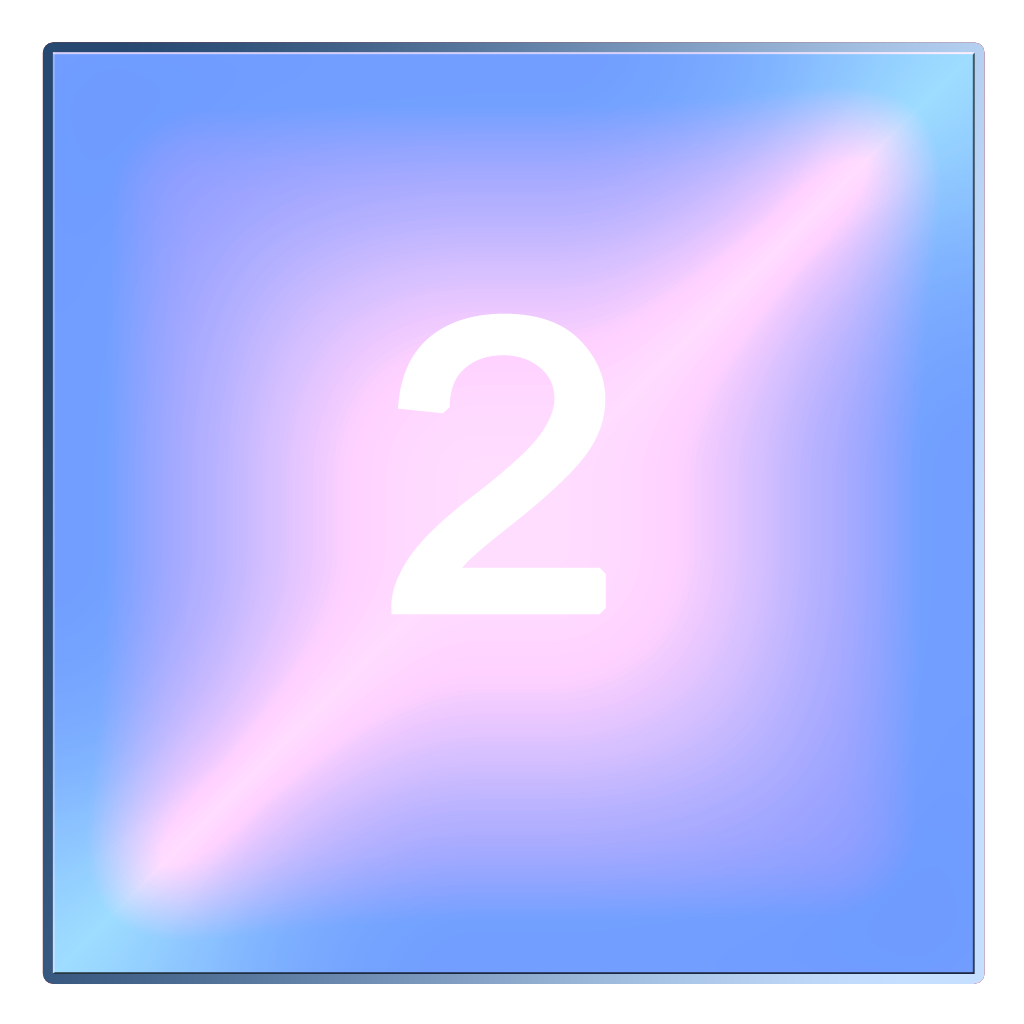
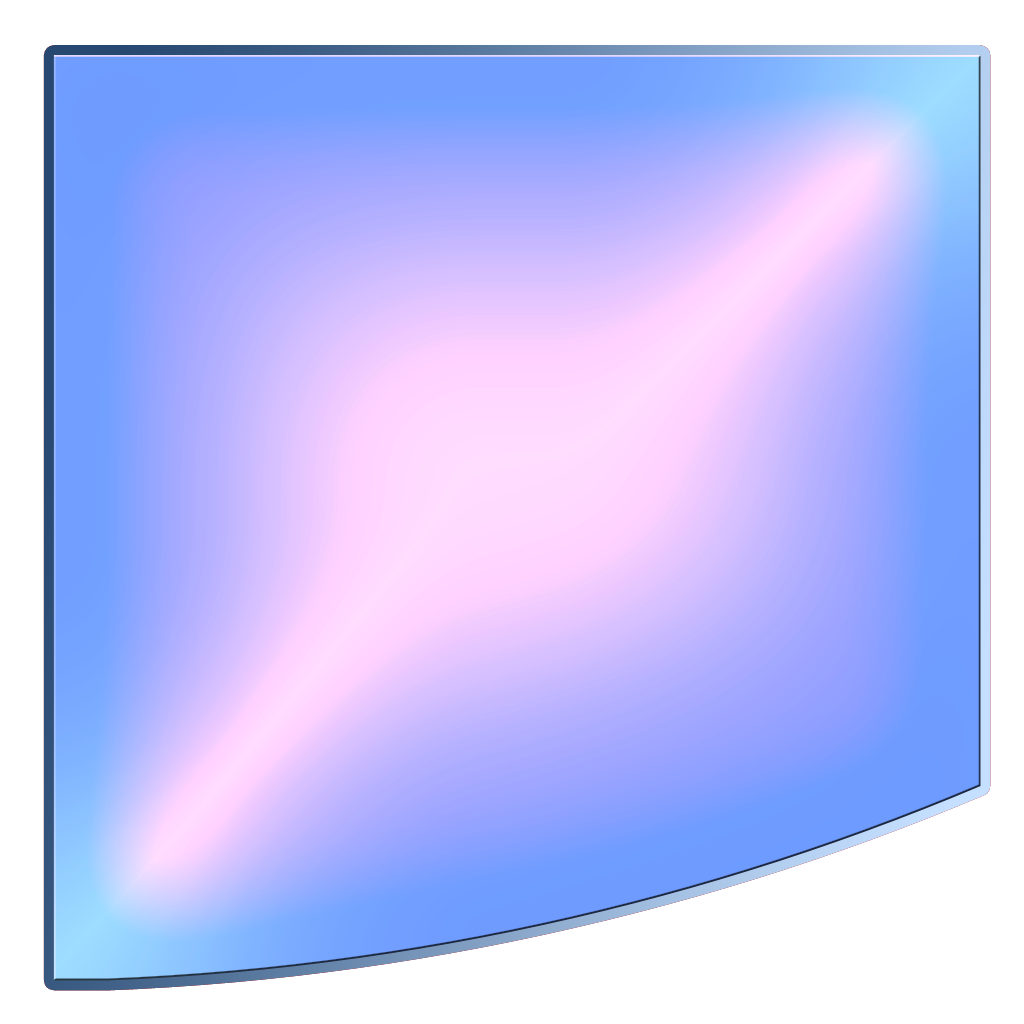
Layered file, before and after one edit (1024px x 1024px). Changes by layer:
removed layer "2" over box(391, 313, 606, 615)
removed layer "Shape 2 copy" (was overlay) over box(52, 52, 975, 974)
removed layer "Shape 2" (was luminosity) over box(52, 52, 975, 974)
added layer "Layer 1 copy 2" (overlay) above "Layer 1 copy" over box(53, 55, 981, 981)
added layer "Layer 1 copy" (luminosity) above "Layer 1" over box(53, 55, 981, 981)
added layer "Layer 1" above "Layer 0" over box(53, 55, 981, 981)
hid "Layer 0" over box(52, 52, 976, 976)
